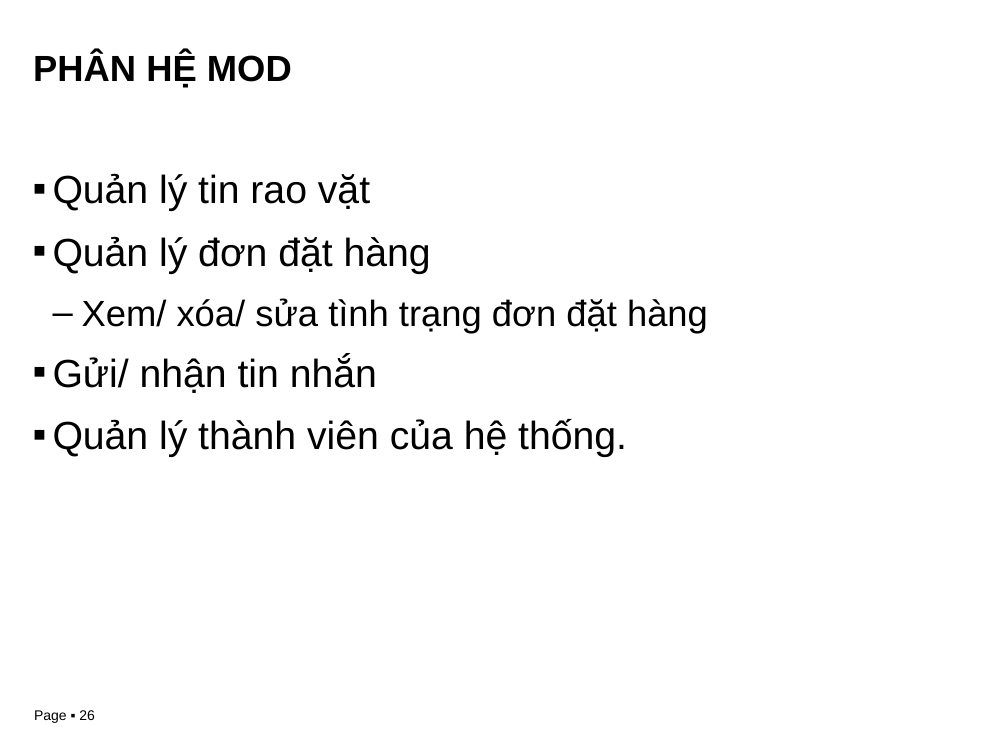
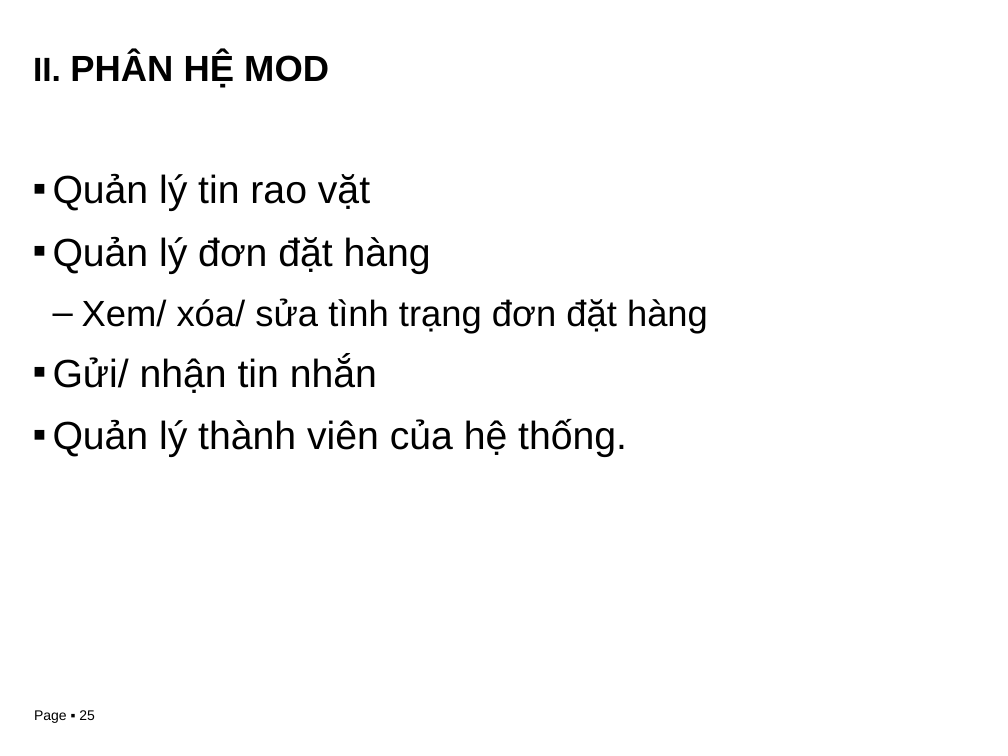
Before and after one commit to btheanh174/kl07-nha03, a slide deck: slide 25 of Reports/28-03-2011-Slide.pptx (slide 26 before the commit). Drawn at 1008x756 pixels with LibreOffice and Linux fonts; fonts in the diff are those of the drawing; background and template pictures are left out. Boxes give left, top, right and bottom in pixels: in the first picture for what was removed or moved away, otherwise in the second. Text is boxed around its words. In the diff, an @@ line names an element or a change of style, - is before the commit and + after.

```diff
--- a/Reports/28-03-2011-Slide.pptx
+++ b/Reports/28-03-2011-Slide.pptx
@@ title at [33,53,329,88]: text changed @@
-PHÂN HỆ MOD
+II. PHÂN HỆ MOD
@@ page number at [34,710,95,723]: text changed @@
-Page ▪ 26
+Page ▪ 25
```
Also in this commit, not shown: 14 other slides changed, 3 slides added.
